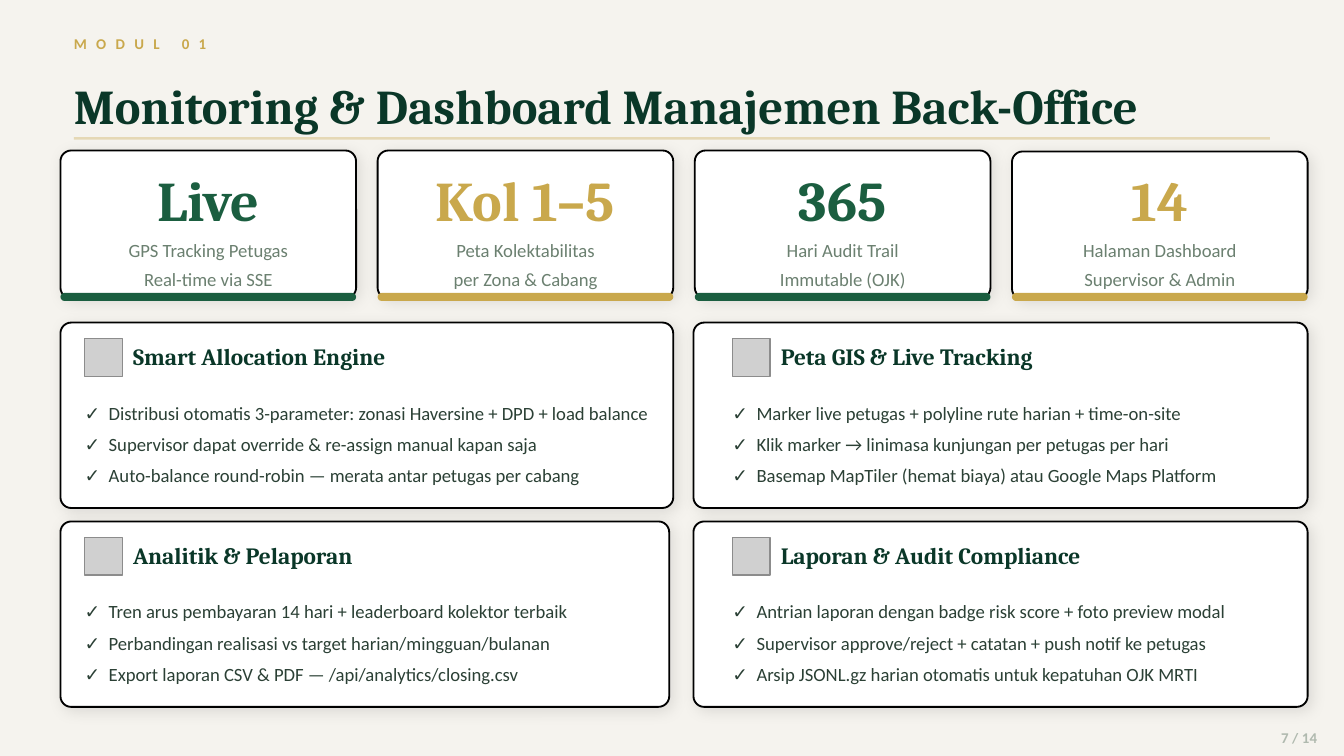
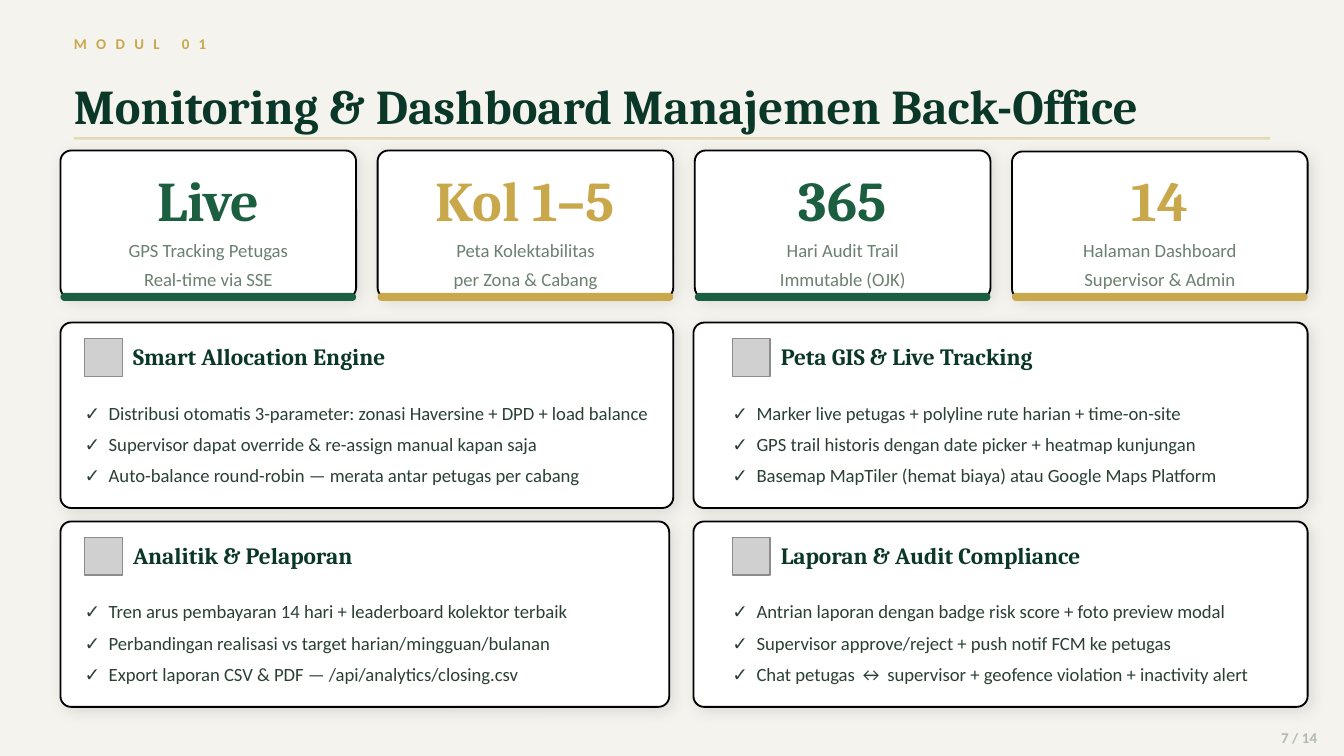
Before and after one commit to galihsidik86/bsn-lacak, a slide deck: slide 7 of docs/BSN-Lacak-ArtiVisi.pptx. Drawn at 1344x756 pixels with LibreOffice and Linux fonts; fonts in the diff are those of the drawing; grey boxes stand for pictures. Boxes give left, top, right and bottom in pixels: in the first picture for what was removed or moved away, otherwise in the second. Text is boxed around its words. In the diff, an @@ line names an element or a change of style, - is before the commit and + after.

```diff
--- a/docs/BSN-Lacak-ArtiVisi.pptx
+++ b/docs/BSN-Lacak-ArtiVisi.pptx
@@ text at [757,438,1196,454]: text changed @@
-✓ Klik marker → linimasa kunjungan per petugas per hari
+✓ GPS trail historis dengan date picker + heatmap kunjungan
@@ text at [757,637,1248,684]: text changed @@
-✓ Supervisor approve/reject + catatan + push notif ke petugas
-✓ Arsip JSONL.gz harian otomatis untuk kepatuhan OJK MRTI
+✓ Supervisor approve/reject + push notif FCM ke petugas
+✓ Chat petugas ↔ supervisor + geofence violation + inactivity alert
```
Also in this commit, not shown: 1 other slide changed, 4 other files.
